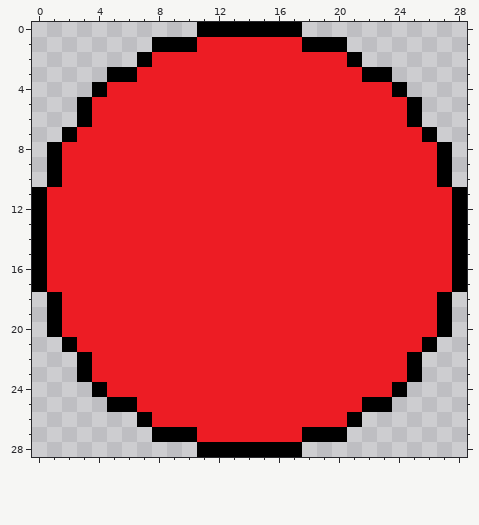
One commit to this pixel-art sprite: Orbit/Content/starR.png. That is the earlier state.
The file is 29x29 pixels.
After the commit:
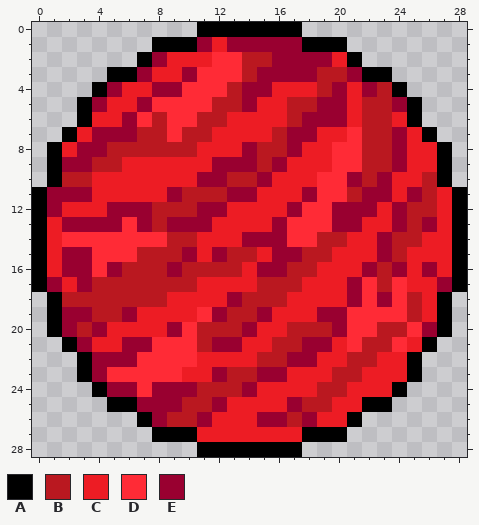
Palette (. is transparent): A #000000  B #ba1820  C #ed1c24  D #ff2b36  E #990030
Diff:
Colour C gives way to colour B in row 2 at x 14 to 15; in row 3 at x 14 and 19 to 20; in row 4 at x 13, 19 and 23; in row 5 at x 12 to 13, 17 to 18 and 22 to 23; in row 6 at x 8, 11 to 12, 17 and 22 to 23; in row 7 at x 7 to 8, 10 to 11, 16 and 22 to 23.
Colour C gives way to colour B in row 8 at x 5 to 10, 15 to 16 and 22 to 23; in row 9 at x 4 to 5, 15 and 22 to 23; in row 10 at x 2 to 3, 13 to 14, 22 and 26; in row 11 at x 10 to 12, 21 and 26; in row 12 at x 8 to 10 and 25 to 26; in row 13 at x 8 and 25.
Colour C gives way to colour B in row 14 at x 9 to 10, 19 to 20 and 24 to 25; in row 15 at x 7 to 9, 13 to 14, 18 to 19 and 24; in row 16 at x 6 to 8, 10 to 13, 17 to 18 and 23; in row 17 at x 4 to 10, 15 to 17 and 23; in row 18 at x 2 to 8, 14 to 16 and 25; in row 19 at x 4 to 5, 13 to 14 and 25.
Colour C gives way to colour B in row 20 at x 3, 11 to 13, 17 to 19 and 23 to 24; in row 21 at x 11, 16 to 17 and 22 to 23; in row 22 at x 15 to 16 and 21 to 22; in row 23 at x 13 to 14 and 20 to 21; in row 24 at x 11 to 13 and 19 to 20; in row 25 at x 10 to 11 and 18 to 19.
Colour C gives way to colour B in row 26 at x 9 to 10 and 17.
Colour C gives way to colour D in row 2 at x 12 to 13; in row 3 at x 11 to 13; in row 4 at x 10 to 12; in row 5 at x 8 to 11; in row 6 at x 7 and 9 to 10; in row 7 at x 9 and 21.
Colour C gives way to colour D in rows 8 to 9 at x 20 to 21; in rows 10 to 11 at x 19 to 20; in row 12 at x 18 to 19; in row 13 at x 6 and 17 to 19; in row 14 at x 2 to 8 and 17 to 18; in row 15 at x 4 to 6.
Colour C gives way to colour D in row 16 at x 4; in rows 17 to 18 at x 22 and 24; in row 19 at x 11 and 21 to 24; in row 20 at x 10, 21 to 22 and 25; in row 21 at x 8 to 10, 21 and 24; in row 22 at x 7 to 10.
Colour C gives way to colour D in row 23 at x 5 to 9; in row 24 at x 7.
Colour C gives way to colour E in row 1 at x 11 and 13 to 17; in row 2 at x 8 and 16 to 19; in row 3 at x 7, 10, 15 to 18 and 21; in row 4 at x 5, 8 to 9, 14 to 15, 20 and 22; in row 5 at x 4, 7, 14, 19 to 20 and 24; in row 6 at x 6 and 18 to 20.
Colour C gives way to colour E in row 7 at x 4 to 6, 17 to 18 and 24; in row 8 at x 3 to 4, 14, 17 and 24; in row 9 at x 2 to 3, 12 to 14, 16 and 24; in row 10 at x 11 to 12, 15, 21 and 23; in row 11 at x 1 to 3, 9, 13 to 14, 18, 22 to 23 and 25; in row 12 at x 1, 5 to 7, 11 to 12, 17, 20 to 22 and 24.
Colour C gives way to colour E in row 13 at x 2 to 5, 7, 9 to 11, 16, 20 to 21, 24 and 26; in row 14 at x 14 to 16 and 23; in row 15 at x 2 to 3, 10, 12, 16 to 17 and 23; in row 16 at x 2 to 3, 5, 9, 15 to 16, 22, 24 and 26; in row 17 at x 1, 3, 21 and 27; in row 18 at x 13, 21 and 23.
Colour C gives way to colour E in row 19 at x 2 to 3, 6, 12, 15 and 19 to 20; in row 20 at x 2, 4, 9, 14, 20 and 26; in row 21 at x 3, 6 to 7, 12 to 13 and 18 to 19; in row 22 at x 4 to 6 and 17 to 18; in row 23 at x 4, 12 and 15 to 16; in row 24 at x 5 to 6, 8 to 10 and 14.
Colour C gives way to colour E in row 25 at x 7 to 9, 12 and 17; in row 26 at x 8, 11, 15 to 16 and 18.
Where, in picture pixels (left, top, right, bottom), the same in both pictures:
changed: (47, 37, 452, 427)
